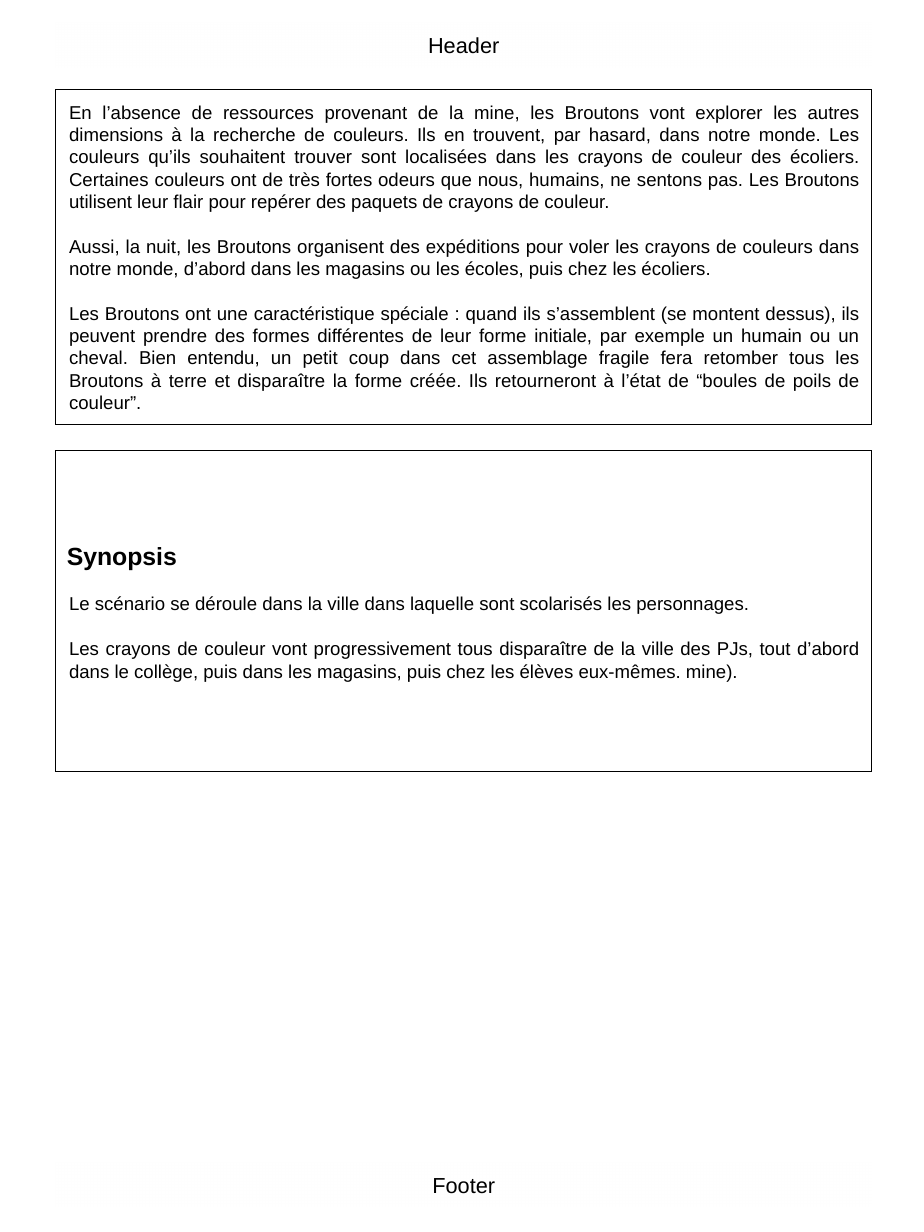
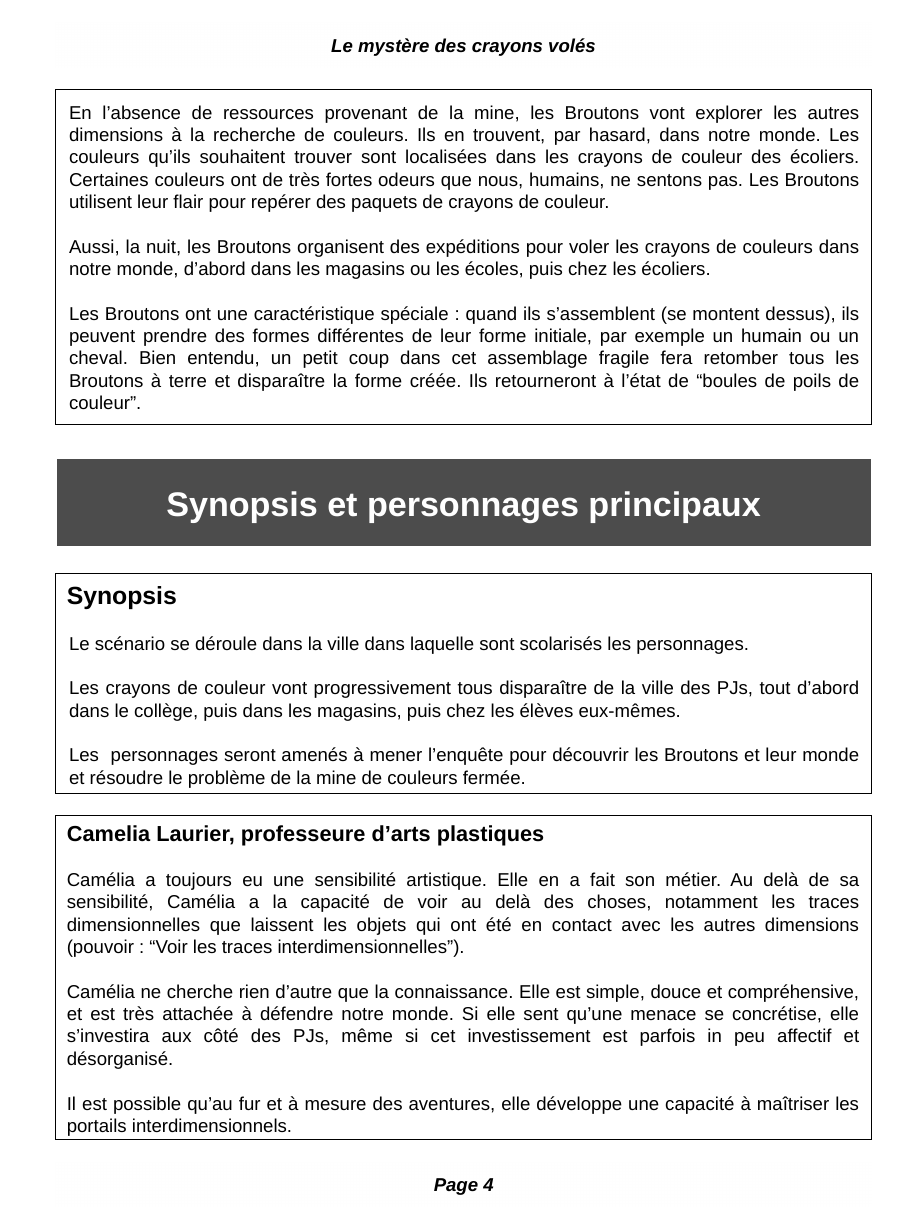
Before and after one commit to orey/D6-Dimensions, a slide deck: slide 4 of Le mystère des crayons volés/Le mystère des crayons volés.odp. Drawn at 924x1232 pixels with LibreOffice and Linux fonts; fonts in the diff are those of the drawing; background and template pictures are left out. Boxes give left, top, right and bottom in pixels: in the first picture for what was removed or moved away, otherwise in the second. Text is boxed around its words. In the diff, an @@ line names an element or a change of style, - is before the commit and + after.

```diff
--- a/Le mystère des crayons volés/Le mystère des crayons volés.odp
+++ b/Le mystère des crayons volés/Le mystère des crayons volés.odp
@@ text at (331,38,596,56): text changed; size 14 to 12 pt; bold on; italic on @@
-Header
+Le mystère des crayons volés
@@ rectangle added at (56,458,871,547), fill #000000 at 70% opacity, outline #FFFFFF 1.5 pt, 22 pt, text #FFFFFF, bold @@
+Synopsis et personnages principaux
@@ rectangle "Synopsis": place and size @@
-rectangle "Synopsis" at (56,451,871,771)
+rectangle "Synopsis" at (56,574,871,793)
@@ text in rectangle at (69,680,859,788): text changed @@
-Les crayons de couleur vont progressivement tous disparaître de la ville des PJs, tout d’abord dans le collège, puis dans les magasins, puis chez les élèves eux-mêmes. mine).
+Les crayons de couleur vont progressivement tous disparaître de la ville des PJs, tout d’abord dans le collège, puis dans les magasins, puis chez les élèves eux-mêmes.
+Les personnages seront amenés à mener l’enquête pour découvrir les Broutons et leur monde et résoudre le problème de la mine de couleurs fermée.
@@ rectangle added at (56,816,871,1140), fill #FFFFFF, outline #000000 0 pt, 12 pt, text #000000 @@
+Camelia Laurier, professeure d’arts plastiques
+Camélia a toujours eu une sensibilité artistique. Elle en a fait son métier. Au delà de sa sensibilité, Camélia a la capacité de voir au delà des choses, notamment les traces dimensionnelles que laissent les objets qui ont été en contact avec les autres dimensions (pouvoir : “Voir les traces interdimensionnelles”).
+Camélia ne cherche rien d’autre que la connaissance. Elle est simple, douce et compréhensive, et est très attachée à défendre notre monde. Si elle sent qu’une menace se concrétise, elle s’investira aux côté des PJs, même si cet investissement est parfois in peu affectif et désorganisé.
+Il est possible qu’au fur et à mesure des aventures, elle développe une capacité à maîtriser les portails interdimensionnels.
@@ text at (434,1178,493,1195): text changed; size 14 to 12 pt; bold on; italic on @@
-Footer
+Page 4
```
Also in this commit, not shown: 3 other slides changed, 2 slides added, 3 other files.
